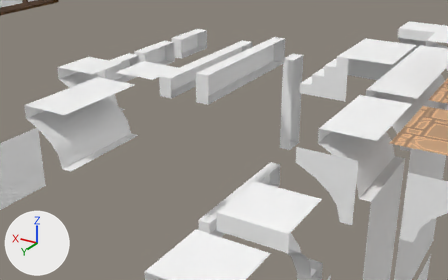
A saved change to the FBX model Assets/Art/Environment_Art/Modules/ModularAssets.fbx.
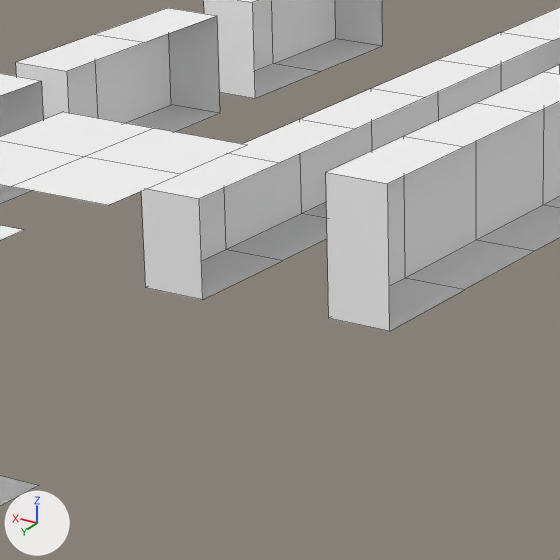
Old and new are each drawn from a 50 mm lens placed at (4.27, 10.65, 1.08), pointed at (8.21, 4.09, -2.2) and again close up on the part from 29% to 54% of the width and 14% to 54% of the height. Every picture has the same lights, and +X, +Y and +Z are marked at lower left. The close-ups show mesh edges as thin lines. Where no turn or scale is listed for an object, it has been applied to the vertices.

Objects in the first close-up: 'Floorx1_Trimshit', 'Ornamentx3_Trimshit', 'WallOrnamentx2', 'WallOrnamentx2_2', 'WallOrnamentx2_3', 'WallOrnamentx6', 'WallOrnamentx6_3'.
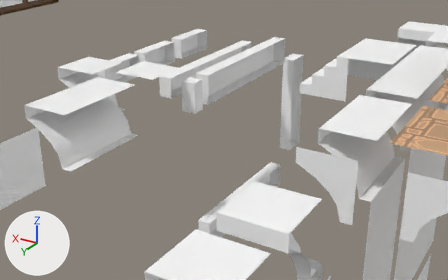
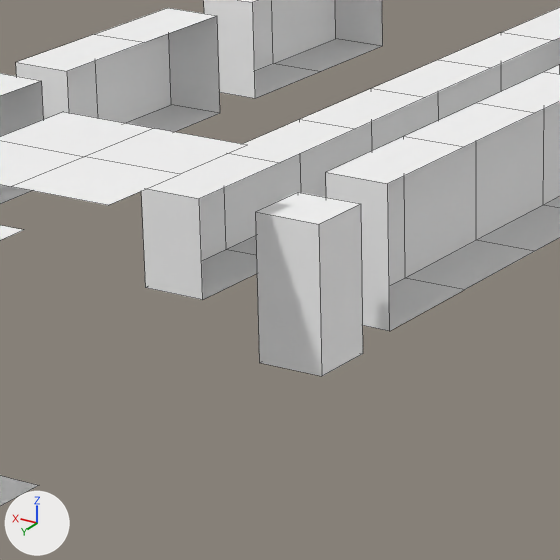
What differs and where, as boxes [x1, y1, x2, y2] in the close-ups (560 x 560 px):
'WallOrnament_Corner', added: after [255, 192, 363, 376]

Patch to the scene script:
```diff
--- a/Assets/Art/Environment_Art/Modules/ModularAssets.fbx.py
+++ b/Assets/Art/Environment_Art/Modules/ModularAssets.fbx.py
@@ me_mesh_071 @@
+me_mesh_071.from_pydata(...)  # a box spanning x -0.1..0.1, y -0.1..0.1, z -0.211..0.211
+me_mesh_071.materials.append(mat_trimshit2)  # its picture is missing
@@ ob_wallornament_corner @@
+ob_wallornament_corner = bpy.data.objects.new('WallOrnament_Corner', me_mesh_071)
+ob_wallornament_corner.location = (8.692, 4.107, -1.654)
```
